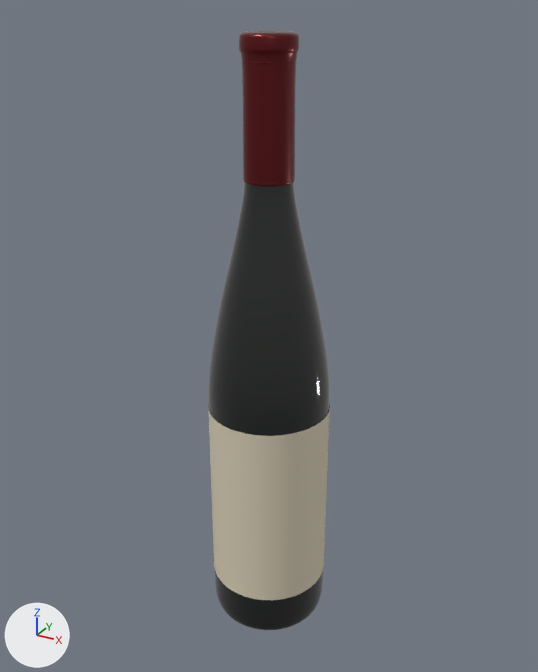
The glTF model public/models/nocturne-bottle.glb: old version first, new version second.
Before and after are seen from a 50 mm camera at (1.86, -3.38, 1.85) aimed at (-0.03, 0.05, 0.14). Lighting does not change. The marker at lower left points along +X, +Y and +Z. The picture after the commit comes second. Where no turn or scale is listed for an object, it has been applied to the vertices. Vertices at exactly the same position are counted once.

Names of what the first picture shows: 'Dark green glass', 'Rolled metallic capsule with curved lip', 'Warm uncoated paper, full wrap' and 2 more.
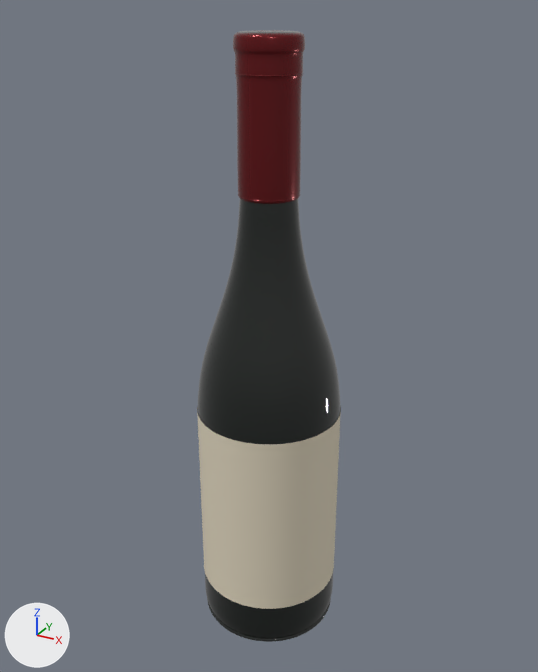
Changed parts and their boxes (x1, y1, x2, y2) in the pictures (538 x 672 px):
'Dark green glass', reshaped (16% wider): before (208, 31, 330, 630); after (198, 30, 340, 638)
'Warm uncoated paper, full wrap', rescaled (18% wider): before (208, 404, 330, 600); after (197, 407, 341, 609)
'Rolled metallic capsule with curved lip', reshaped (20% wider, 10% taller): before (239, 31, 299, 187); after (233, 32, 305, 204)
'Mesh_4', added: after (207, 599, 331, 642)

Edits to the bpy script that builds the scene:
```text
Change me_mesh_0:
    used by ob_dark_green_glass; location = (0.0, 0.0, 0.0)
    remove me_mesh_0.from_pydata(...)  # 9313 vertices, 18336 faces; spans x -0.35..0.35, y -0.35..0.35, z -1.72..1.75
    add me_mesh_0.from_pydata(...)  # 9313 vertices, 18336 faces; spans x -0.42..0.42, y -0.42..0.42, z -1.72..1.75
    me_mesh_0 part 1: 9216 of 9313 vertices moved; they spanned x -0.35..0.35, y -0.35..0.35, z -1.72..1.75 and now span x -0.42..0.42, y -0.42..0.42, z -1.72..1.75; mean shift (0.0, 0.0, 0.0); largest move (0.0, -0.12, 1.23) -> (0.0, -0.15, 1.01)
Change me_mesh_1:
    used by ob_rolled_metallic_capsule_with_curved_lip; location = (0.0, 0.0, -1.75)
    remove me_mesh_1.from_pydata(...)  # 4657 vertices, 9120 faces; spans x -0.145..0.145, y -0.145..0.145, z 2.78..3.5
    add me_mesh_1.from_pydata(...)  # 6209 vertices, 12192 faces; spans x -0.173..0.173, y -0.173..0.173, z 2.7..3.5
    me_mesh_1 part 2: 8 vertices moved within x -0.071..0.071, y -0.071..0.071, z 3.5; 4478 vertices removed from x -0.145..0.145, y -0.145..0.145, z 2.78..3.5; 6030 vertices added at x -0.173..0.173, y -0.173..0.173, z 2.7..3.5
Change me_mesh_4:
    used by ob_warm_uncoated_paper__full_wrap; location = (0.0, 0.0, -0.855)
    remove me_mesh_4.from_pydata(...)  # 194 vertices, 192 faces; spans x -0.355..0.355, y -0.355..0.355, z -0.577..0.577
    add me_mesh_4.from_pydata(...)  # 194 vertices, 192 faces; spans x -0.42..0.42, y -0.42..0.42, z -0.572..0.572
    me_mesh_4 part 3: the whole mesh is scaled about its middle by (1.18, 1.18, 0.991)
Add me_mesh_4_1:
    me_mesh_4_1.from_pydata(...)  # 1067 vertices, 1920 faces; spans x -0.409..0.409, y -0.409..0.409, z -0.011..0.011
    me_mesh_4_1.materials.append(mat_material_0)  # black #030d07
Change ob_warm_uncoated_paper__full_wrap:
    ob_warm_uncoated_paper__full_wrap.location: (0.0, 0.0, -0.855) -> (0.0, 0.0, -0.865)
Add ob_mesh_4:
    ob_mesh_4 = bpy.data.objects.new('Mesh_4', me_mesh_4_1)
    ob_mesh_4.location = (0.0, 0.0, -1.705)
```
